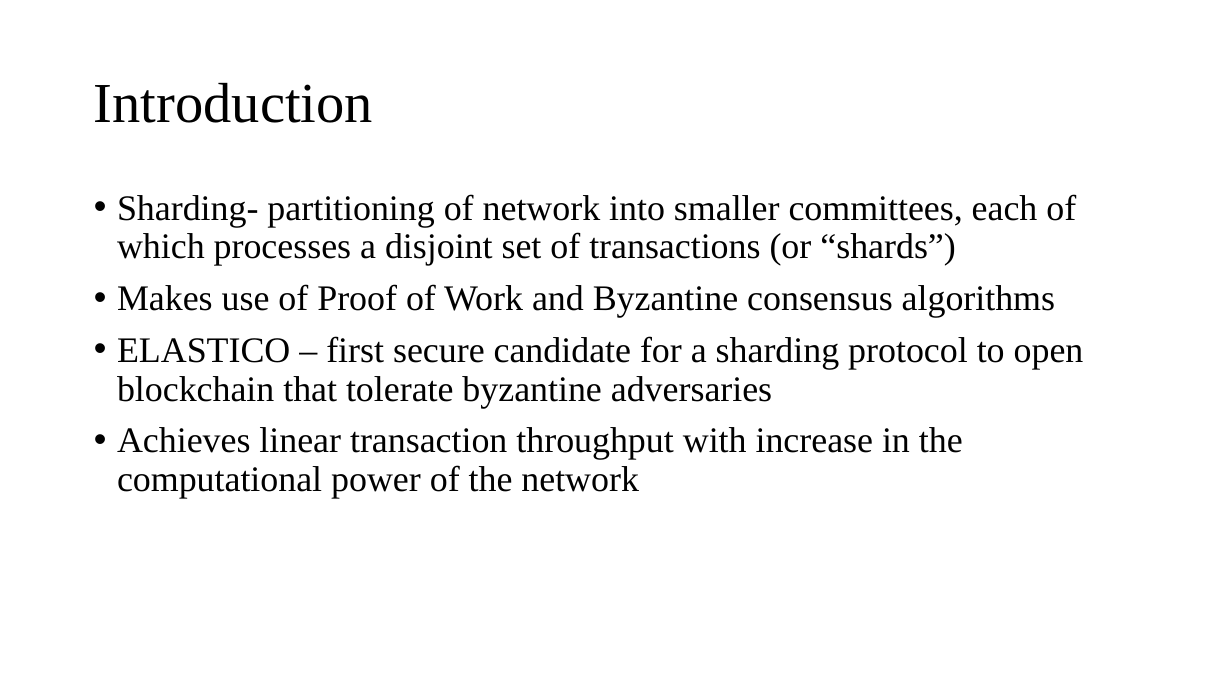
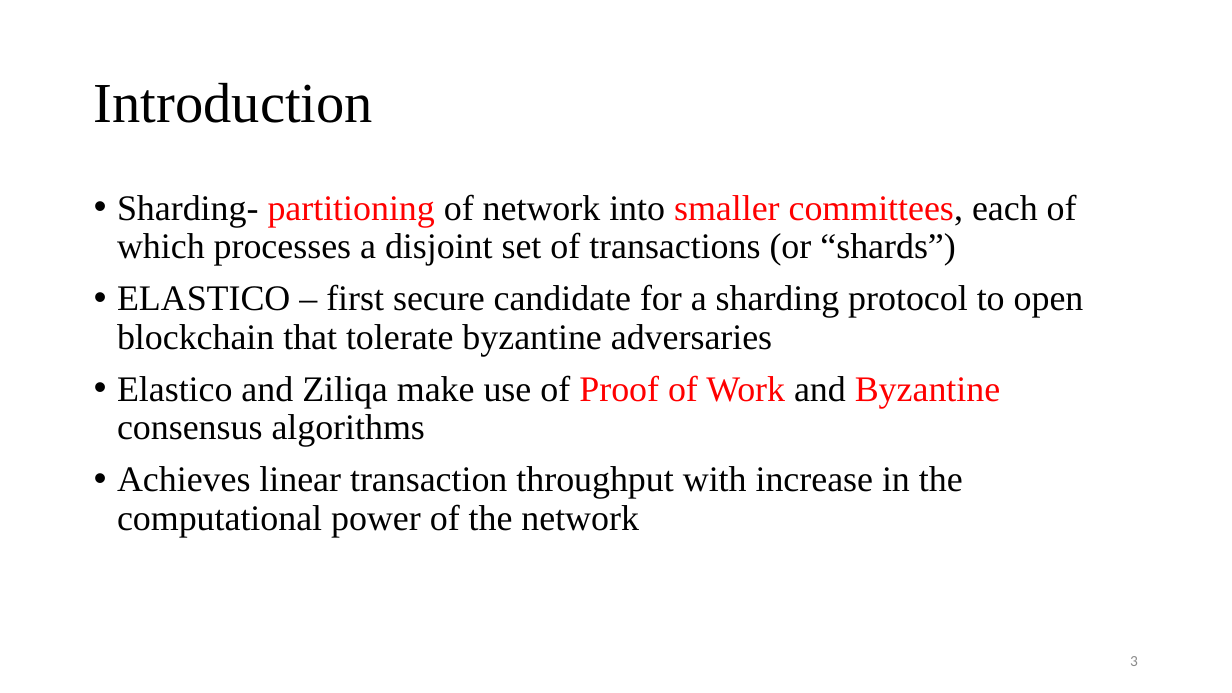
Before and after one commit to Tsajan/2018FallSemPOSTECH, a slide deck: slide 3 of CSED601 Dependable Computing/Sharding.pptx. Drawn at 1232x693 pixels with LibreOffice and Linux fonts; fonts in the diff are those of the drawing. Boxes give left, top, right and bottom in pixels: in the first picture for what was removed or moved away, otherwise in the second. Text is boxed around its words. In the diff, an @@ line names an element or a change of style, - is before the commit and + after.

```diff
--- a/CSED601 Dependable Computing/Sharding.pptx
+++ b/CSED601 Dependable Computing/Sharding.pptx
@@ text at (117,194,1077,266): text colour #000000 to #FF0000 in "partitioning smaller committees," @@
@@ text at (117,284,1055,318): paragraph removed @@
-• Makes use of Proof of Work and Byzantine consensus algorithms
@@ text at (117,375,1000,447): paragraph added @@
+• Elastico and Ziliqa make use of Proof of Work and Byzantine consensus algorithms
@@ page number added at (1130,656,1138,666), 12 pt, text #8C8C8C @@
+3
```
Also in this commit, not shown: 22 other slides changed, 4 other files.
